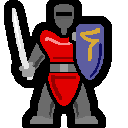
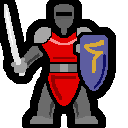
Two versions of the same layered image (128 × 128). Layer-by-layer changes:
hid "shieldemb copy" over [80, 28, 100, 61]
hid "shield copy" over [76, 24, 104, 80]
hid "shield#2" over [72, 32, 77, 41]
hid "shieldshad" over [69, 21, 107, 83]
showed "shieldemb" over [84, 40, 104, 73]
showed "shield" over [80, 35, 108, 91]
showed "shield#1" over [76, 44, 80, 53]
showed "sshad2" over [73, 32, 111, 94]
added layer "New Layer#1" above "belt" over [31, 24, 97, 46]
hid "sword copy#2" over [12, 8, 33, 80]
hid "hand2 copy" over [22, 65, 35, 77]
hid "arm2 copy" over [25, 39, 48, 71]
showed "sword copy#1" over [4, 4, 25, 76]
showed "hand" over [14, 61, 27, 73]
showed "arm" over [17, 43, 43, 69]
showed "face#2", painted on it over [0, 0, 116, 99]
hid "face#1", painted on it over [4, 0, 112, 99]
